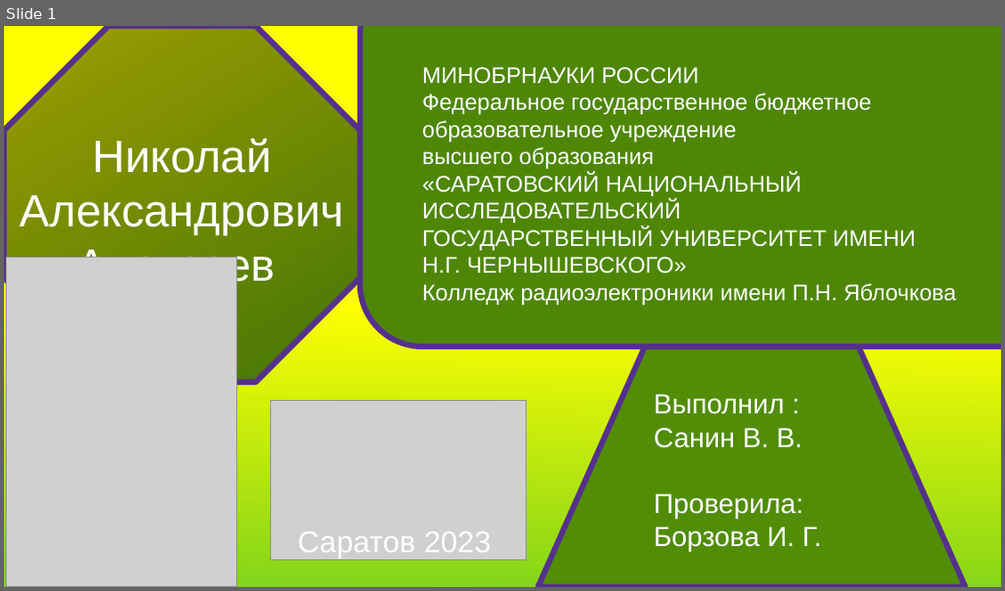
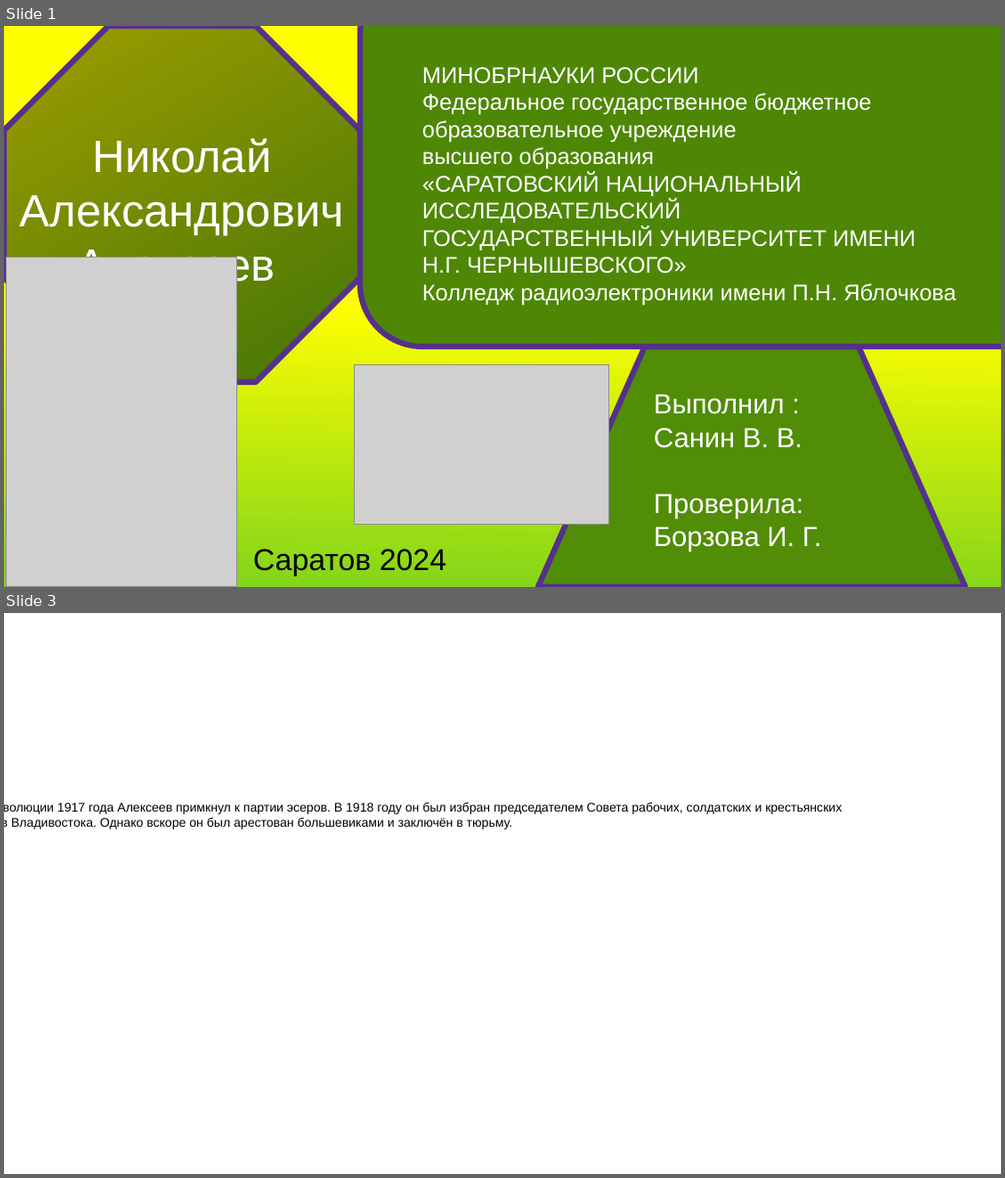
Before and after one commit to Vladsanin777/histori, a slide deck: Без имени 1.odp. Shown one above the other, each under a label of ours: slide 1 before the commit, slides 1 and 3 after it; the slides between them are not shown. The pictures are 1005x591 and 1005x1178 pixels, drawn with LibreOffice and Linux fonts; fonts in the diff are those of the drawing; grey boxes stand for pictures. Boxes give left, top, right and bottom in pixels: in the first picture for what was removed or moved away, otherwise in the second. Text is boxed around its words. In the diff, an @@ line names an element or a change of style, - is before the commit and + after.

```diff
--- a/Без имени 1.odp
+++ b/Без имени 1.odp
@@ slide 3 added at (4, 613, 1001, 1174), background #FFFFFF @@
@@ text added at (11, 802, 841, 829), 10 pt, text #000000 @@
+После революции 1917 года Алексеев примкнул к партии эсеров. В 1918 году он был избран председателем Совета рабочих, солдатских и крестьянских депутатов Владивостока. Однако вскоре он был арестован большевиками и заключён в тюрьму.
@@ slide 1 changed as well @@
@@ picture: place and size @@
-picture at (271, 401, 526, 561)
+picture at (354, 364, 609, 524)
@@ text at (253, 548, 446, 575): text changed; text colour #FFFFFF to #000000 @@
-Саратов 2023
+Саратов 2024
```
Also in this commit, not shown: 14 other slides added, 5 slides removed, 1 other file.
